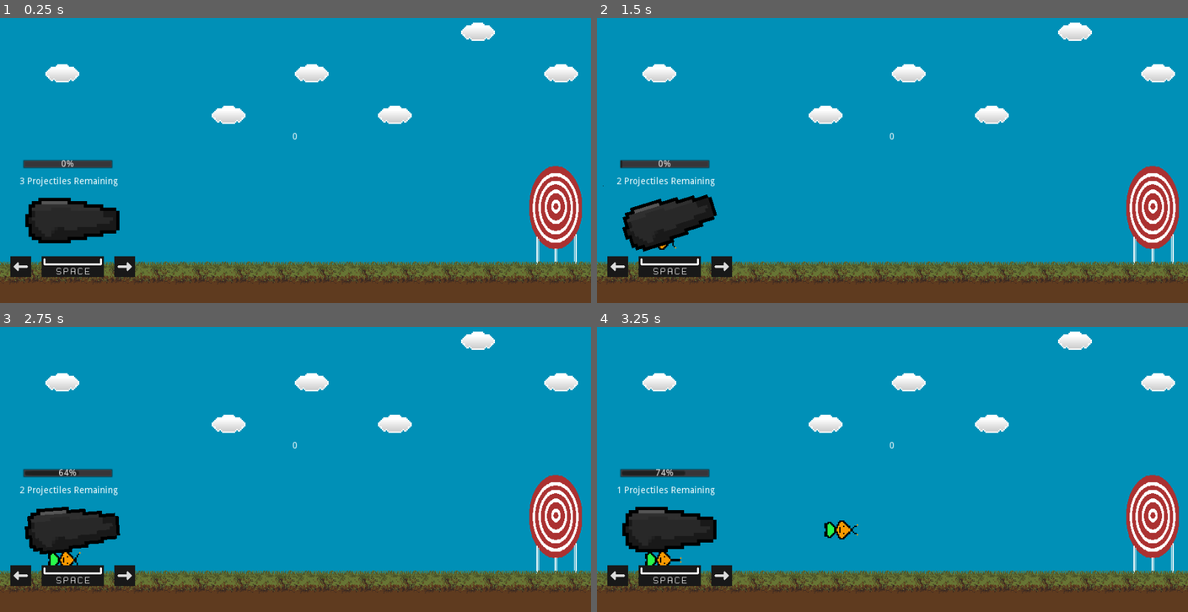
Above: before the commit, frames 1-4 (two rows, left to right).
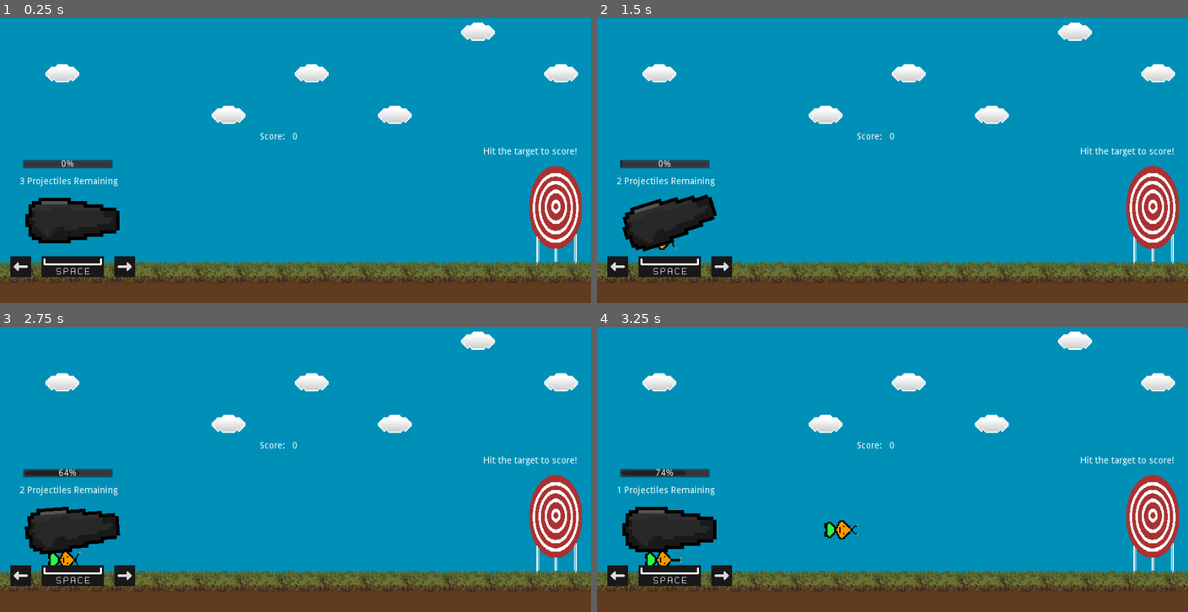
Above: after the commit, the same moments.

Repository: bsu-cs315/P1-Launchie
Game: Godot game, scene res://scenes/Main.tscn
Two runs of this game, one before a commit and one after it. Both use one fixed random seed, a clock stepped at 60 frames per second and the inputs below.
Inputs:
- Up to frame 1 (0.25 s): no input
- Up to frame 2 (1.5 s): tap Enter (ui_accept) at 0.5, 1.35 s; hold Right (ui_right) 0.53-1.28 s; hold Enter (ui_accept) 0.53-1.28 s; hold Left (ui_left) from 1.28 s (still down)
- Up to frame 3 (2.75 s): tap Enter (ui_accept) at 1.52, 1.82 s; release Left (ui_left) at 2.03 s; hold Right (ui_right) from 2.03 s (still down); hold Enter (ui_accept) from 2.03 s (still down)
- Up to frame 4 (3.25 s): keep holding Right (ui_right); release Enter (ui_accept) at 2.78 s; tap Enter (ui_accept) at 2.85, 3.02 s

The runs differ from the first frame. In frame 1, 0.3% of the frame differs, in the area x 44-98%, y 40-49%; in frame 2, 0.3%; in frame 3, 0.3%; in frame 4, 0.3%.

Commit message:
Detect projectiles past vertical viewport border.

Diff:
--- a/scenes/HUD.tscn
+++ b/scenes/HUD.tscn
@@ -54,6 +54,16 @@
 "_edit_use_anchors_": false
 }
 
+[node name="Label" type="Label" parent="."]
+margin_left = 400.0
+margin_top = 249.0
+margin_right = 440.0
+margin_bottom = 263.0
+text = "Score:"
+__meta__ = {
+"_edit_use_anchors_": false
+}
+
 [node name="ScoreLabel" type="Label" parent="."]
 anchor_left = 0.5
 anchor_top = 0.5
@@ -64,6 +74,16 @@
 margin_right = 5.0
 margin_bottom = 7.0
 text = "0"
+__meta__ = {
+"_edit_use_anchors_": false
+}
+
+[node name="InstructionLabel" type="Label" parent="."]
+margin_left = 744.0
+margin_top = 272.0
+margin_right = 889.0
+margin_bottom = 286.0
+text = "Hit the target to score!"
 __meta__ = {
 "_edit_use_anchors_": false
 }
--- a/scenes/entities/Cannon.gd
+++ b/scenes/entities/Cannon.gd
@@ -22,7 +22,7 @@
 func _physics_process(delta):
 	rotation += rotate_on_input(delta)
 	rotation_degrees = clamp(rotation_degrees, -90, 0)
-	if are_projectiles_sleeping() && projectiles_remaining != 0 && Input.is_action_pressed("ui_accept"):
+	if Input.is_action_pressed("ui_accept") && are_projectiles_sleeping() && projectiles_remaining != 0:
 		time_held += delta
 		strength += time_held * strength_speed * direction
 		if strength >= 100 || strength <= 0:
@@ -30,7 +30,7 @@
 			time_held = 0
 		strength = clamp(strength, 0, 100)
 		emit_signal("change_strength", strength)
-	if are_projectiles_sleeping() && projectiles_remaining != 0 && Input.is_action_just_released("ui_accept"):
+	if projectiles_remaining != 0 && Input.is_action_just_released("ui_accept") && are_projectiles_sleeping():
 		var projectile = projectile_packed.instance()
 		get_tree().get_root().add_child(projectile)
 		projectile.position = position
@@ -54,6 +54,6 @@
 	var sleeping = true
 	for node in get_tree().get_nodes_in_group("Projectiles"):
 		node = node as RigidBody2D
-		if !node.sleeping:
+		if !node.sleeping && node.position.x < get_viewport().size.x:
 			sleeping = false
 	return sleeping
Not shown, changed: README.md
